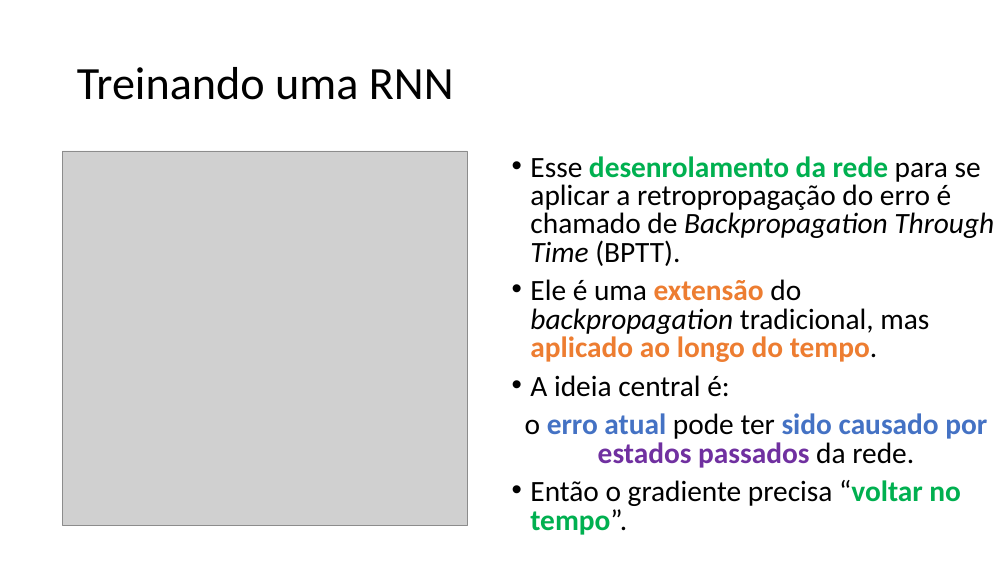
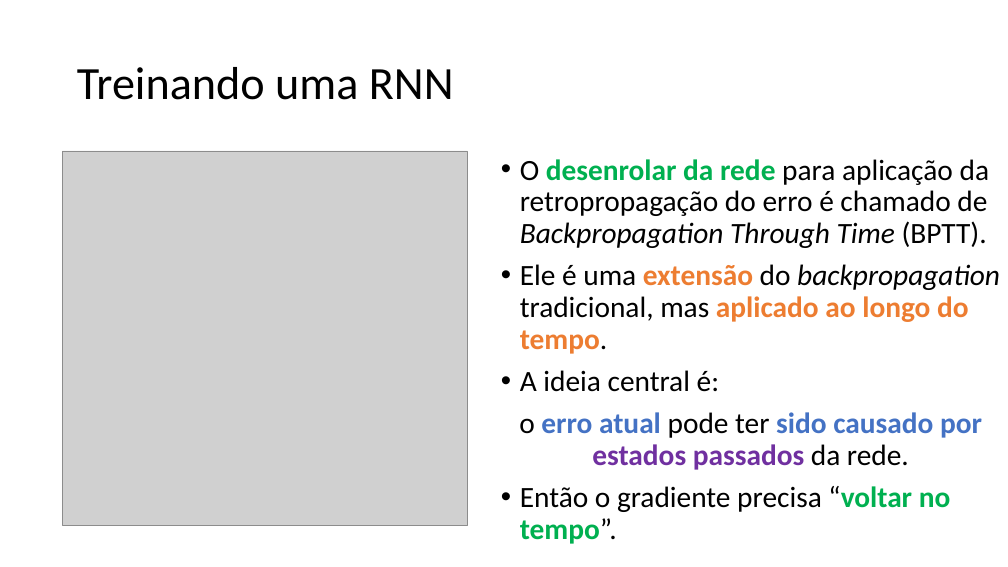
Before and after one commit to zz4fap/c24_inteligencia_artificial, a slide deck: slide 24 of slides/C24_RNN.pptx. Drawn at 1008x567 pixels with LibreOffice and Linux fonts; fonts in the diff are those of the drawing; grey boxes stand for pictures. Boxes give left, top, right and bottom in pixels: in the first picture for what was removed or moved away, otherwise in the second. Text is boxed around its words. In the diff, an @@ line names an element or a change of style, - is before the commit and + after.

Commit message:
update of slides

```diff
--- a/slides/C24_RNN.pptx
+++ b/slides/C24_RNN.pptx
@@ text at [520,159,989,248]: text changed @@
-• Esse desenrolamento da rede para se aplicar a retropropagação do erro é chamado de Backpropagation Through Time (BPTT).
+• O desenrolar da rede para aplicação da retropropagação do erro é chamado de Backpropagation Through Time (BPTT).
@@ text at [519,264,1000,544]: line spacing 0.8 to 0.9 @@
```
Also in this commit, not shown: 5 other slides changed, 1 slide added.
